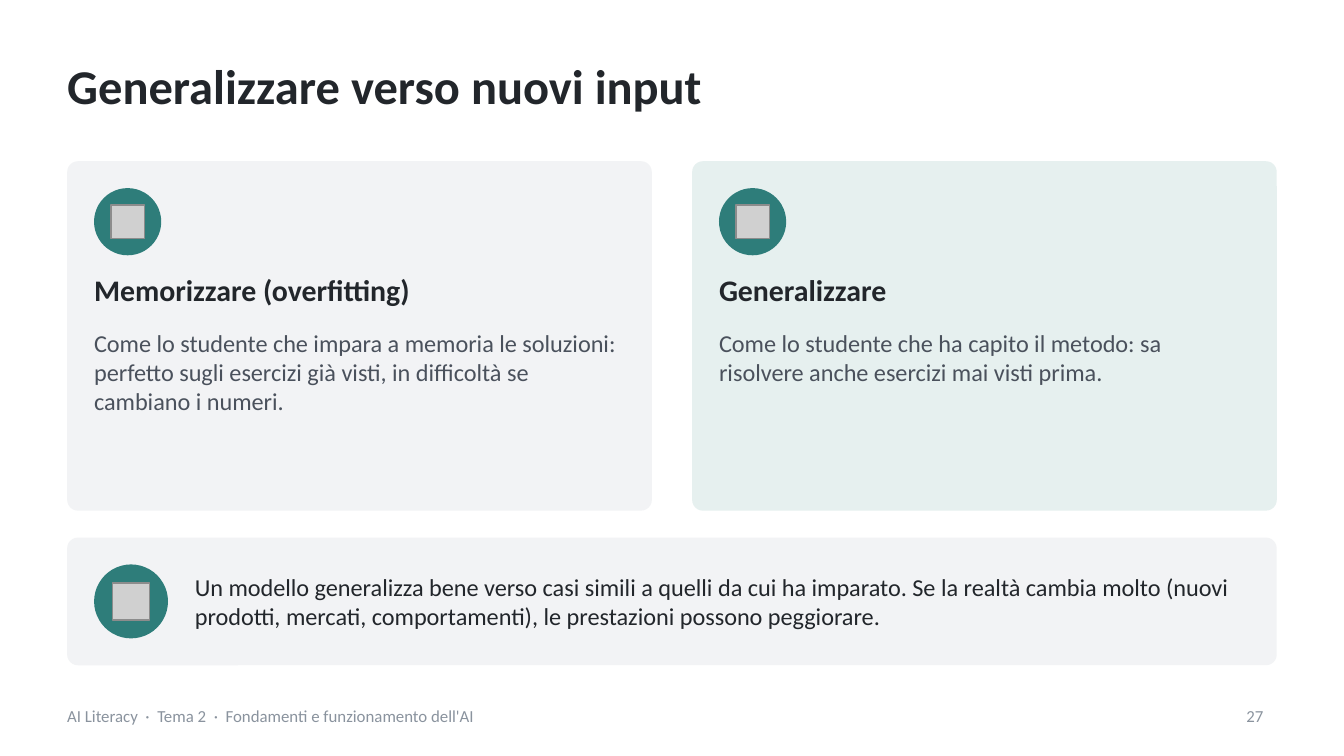
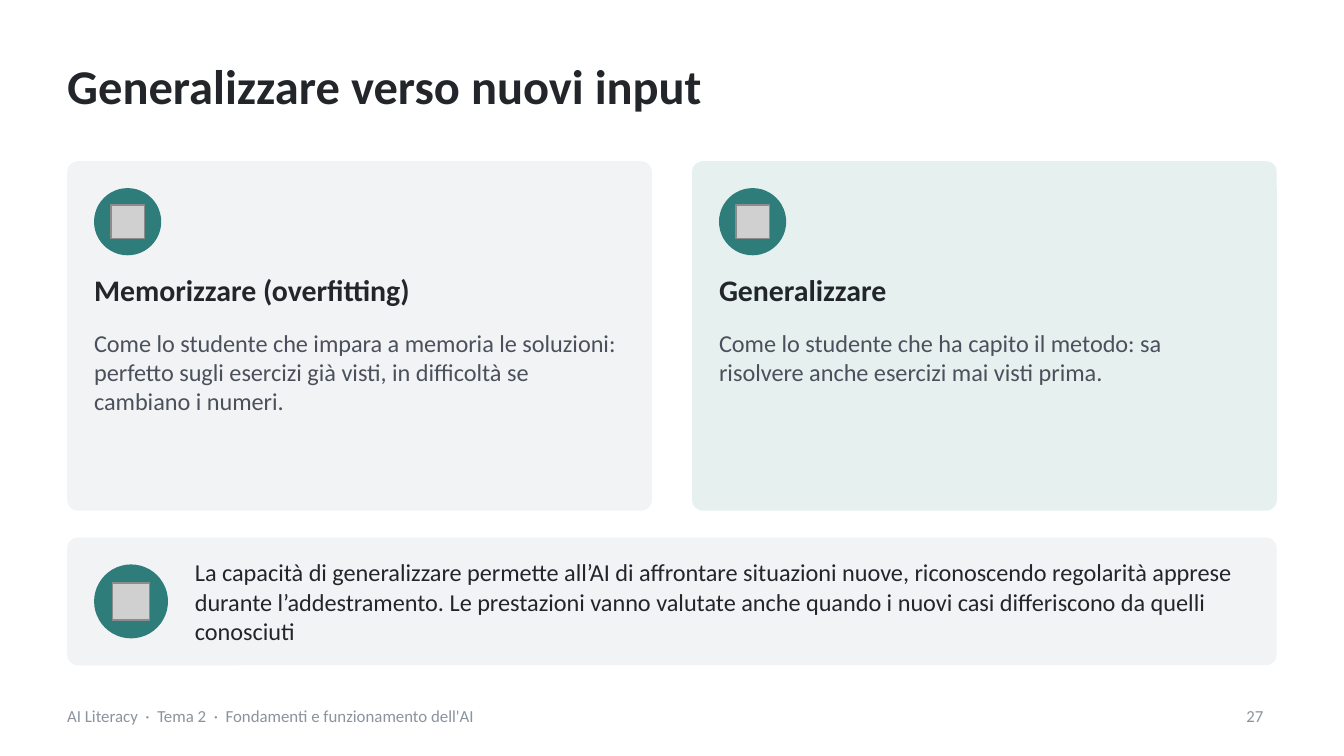
Before and after one commit to NetAi-IT/Formazione-AI-Literacy-Official, a slide deck: slide 27 of Base/Tema2_Fondamenti_e_funzionamento_AI.pptx. Drawn at 1344x756 pixels with LibreOffice and Linux fonts; fonts in the diff are those of the drawing; grey boxes stand for pictures. Boxes give left, top, right and bottom in pixels: in the first picture for what was removed or moved away, otherwise in the second. Text is boxed around its words. In the diff, an @@ line names an element or a change of style, - is before the commit and + after.

```diff
--- a/Base/Tema2_Fondamenti_e_funzionamento_AI.pptx
+++ b/Base/Tema2_Fondamenti_e_funzionamento_AI.pptx
@@ text at (195, 564, 1231, 640): text changed @@
-Un modello generalizza bene verso casi simili a quelli da cui ha imparato. Se la realtà cambia molto (nuovi prodotti, mercati, comportamenti), le prestazioni possono peggiorare.
+La capacità di generalizzare permette all’AI di affrontare situazioni nuove, riconoscendo regolarità apprese durante l’addestramento. Le prestazioni vanno valutate anche quando i nuovi casi differiscono da quelli conosciuti
```
Also in this commit, not shown: 41 other slides changed, 2 other files.
